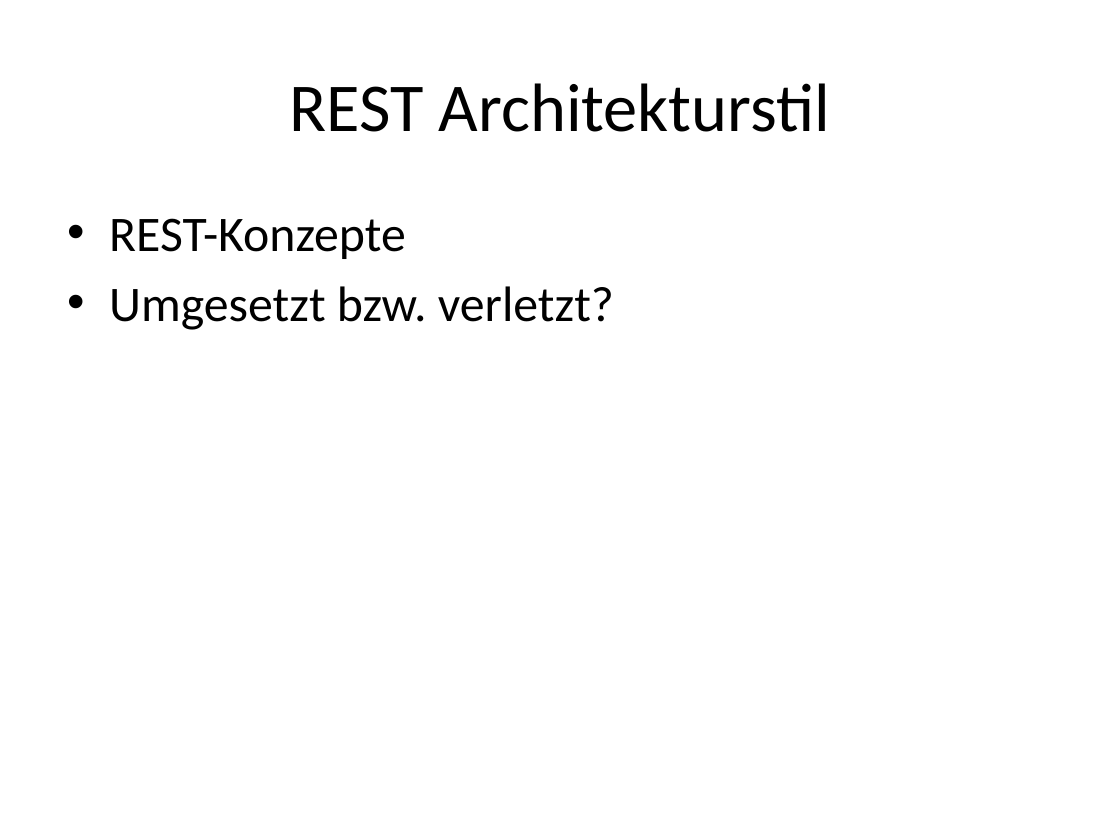
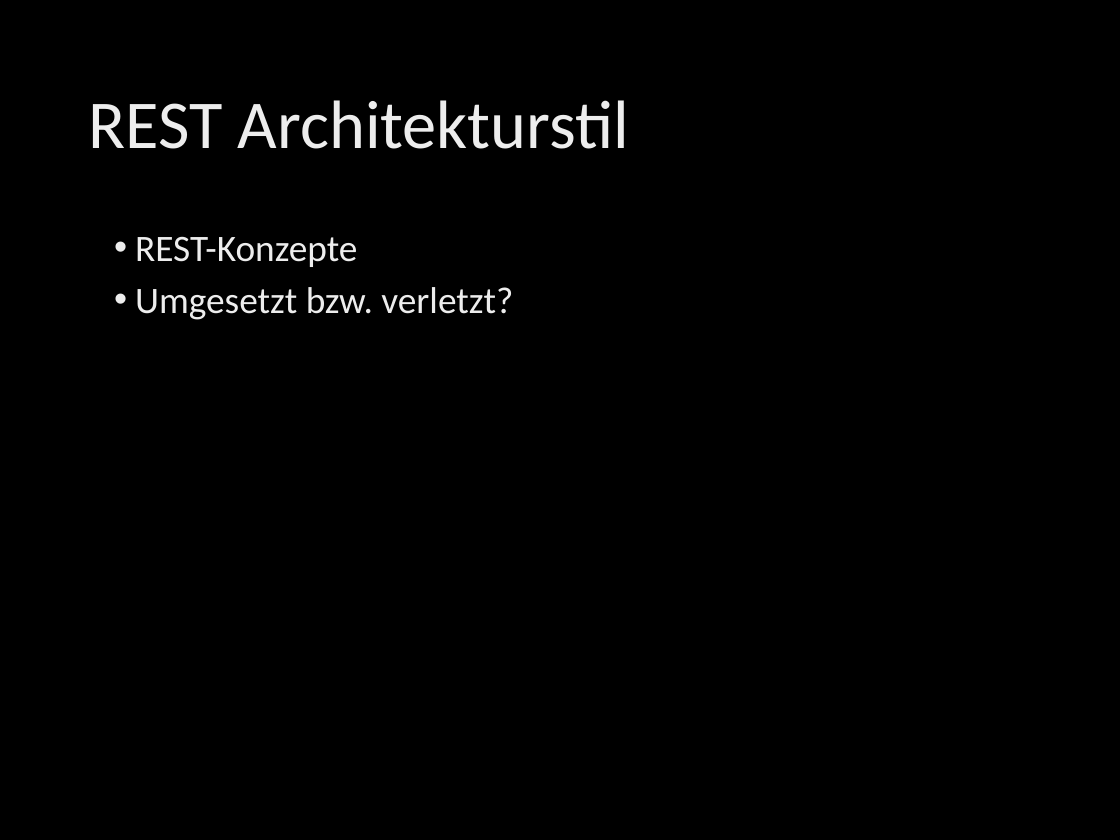
Before and after one commit to RANSoftRA/StockService, a slide deck: slide 7 of Service Engineering.pptx. Drawn at 1120x840 pixels with LibreOffice and Linux fonts; fonts in the diff are those of the drawing; background and template pictures are left out. Boxes give left, top, right and bottom in pixels: in the first picture for what was removed or moved away, otherwise in the second. Text is boxed around its words. In the diff, an @@ line names an element or a change of style, - is before the commit and + after.

```diff
--- a/Service Engineering.pptx
+++ b/Service Engineering.pptx
@@ background #FFFFFF to picture (left out) @@
@@ title "REST Architekturstil": place and size @@
-title "REST Architekturstil" at <box>289,83,830,132</box>
+title "REST Architekturstil" at <box>88,100,629,149</box>
@@ title "REST Architekturstil" at <box>88,100,629,149</box>: text colour #000000 to gradient #BFBFBF to #EDEDED to #FFFFFF; alignment centre to left; line spacing 1 to 0.9 @@
@@ text "REST-Konzepte": place and size @@
-text "REST-Konzepte" at <box>109,218,614,330</box>
+text "REST-Konzepte" at <box>135,236,513,320</box>
@@ text "REST-Konzepte" at <box>135,236,513,320</box>: size 32 to 24 pt, text colour #000000 to gradient #BFBFBF to #EDEDED to #FFFFFF; indent changed; line spacing 1 to 0.9; more space between paragraphs @@
```
Also in this commit, not shown: 6 other slides changed, 1 slide added, 2 other files.
